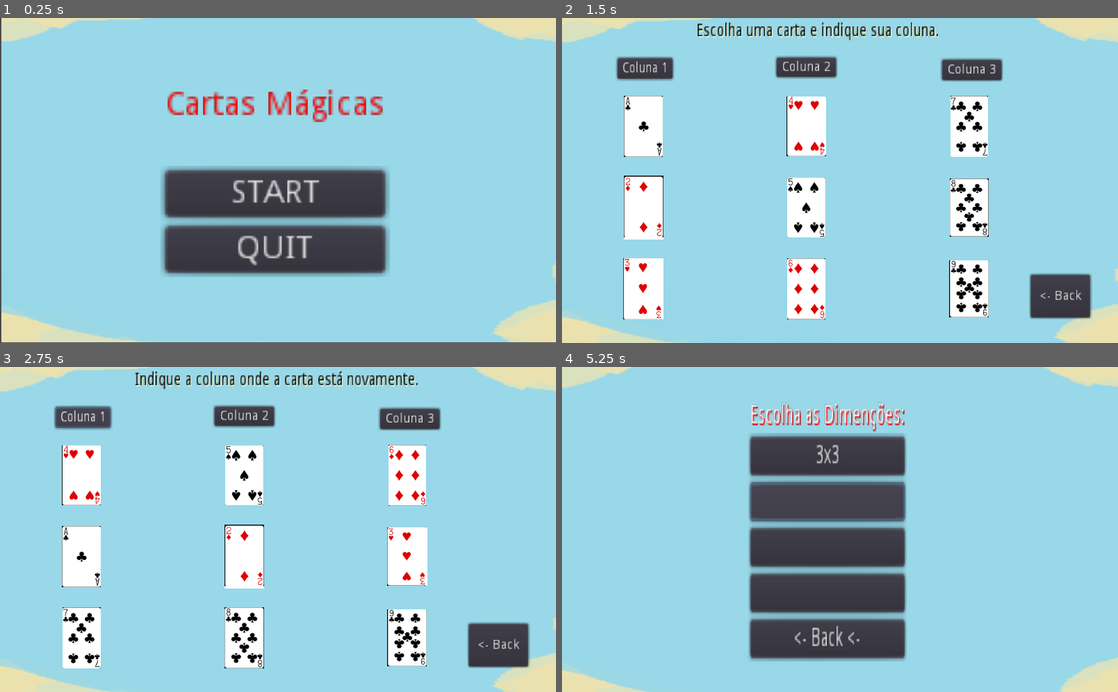
Above: before the commit, frames 1-4 (two rows, left to right).
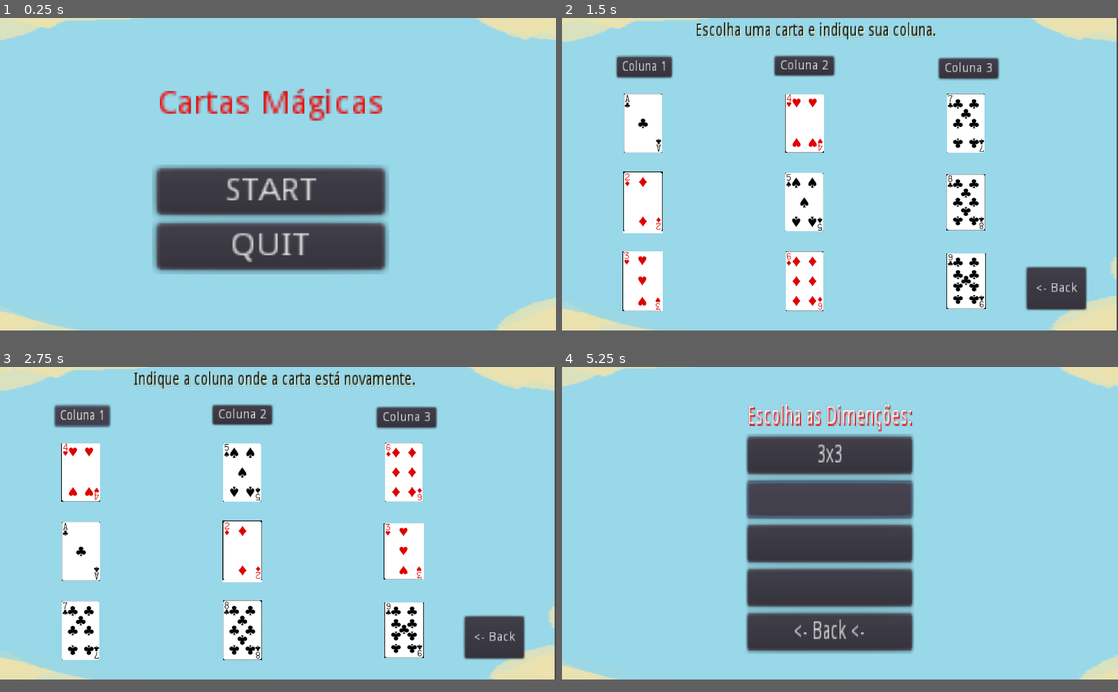
Above: after the commit, the same moments.

Repository: VictorEmanuelLima/Cartas-Magicas-jogo
Game: Godot game, scene res://menu.tscn
The game is run twice, just before and just after one commit, with the same random seed, the same clock (stepped at 60 frames per second) and the same inputs.
Inputs (mouse positions are in pixels of both pictures, inside the frame that each line leads up to; where the layout moved, square brackets give the same spot in the first picture):
- Up to frame 1 (0.25 s): no input
- Up to frame 2 (1.5 s): click "START" at 0.5 s; click "3x3" at 1.25 s
- Up to frame 3 (2.75 s): click "Coluna 1" at 2 s
- Up to frame 4 (5.25 s): click "<- Back" at 2.75 s; click "<- Back <-" at 3.5 s; click "START" at 4.25 s; click (828, 503) [828, 500] at 5 s
In our replay, the window is 800x468 before the commit and 800x450 after it. These sizes can differ from the game's own. Grey fills any space a smaller window leaves; there, only what the larger window draws over its background counts as a difference.

The runs differ from the first frame. In frame 1, 9.0% of the frame differs, in the area x 0-100%, y 0-100%; in frame 2, 12%; in frame 3, 12%; in frame 4, 9.8%.

Commit message:
add v3

Diff:
--- a/Cartas Magicas(code)/3x3.tscn
+++ b/Cartas Magicas(code)/3x3.tscn
@@ -13,7 +13,11 @@
 [ext_resource path="res://imagens/A9.png" type="Texture" id=11]
 
 [node name="3x3" type="Node2D"]
+scale = Vector2( 1.24, 1.21303 )
 script = ExtResource( 2 )
+__meta__ = {
+"_edit_group_": true
+}
 
 [node name="label" parent="." instance=ExtResource( 1 )]
 position = Vector2( 512.613, 300 )
--- a/Cartas Magicas(code)/menu.tscn
+++ b/Cartas Magicas(code)/menu.tscn
@@ -5,7 +5,11 @@
 
 [node name="Node2D" type="Node2D"]
 position = Vector2( 110.568, -0.963261 )
+scale = Vector2( 1.2948, 1.232 )
 script = ExtResource( 2 )
+__meta__ = {
+"_edit_group_": true
+}
 
 [node name="labol" parent="." instance=ExtResource( 1 )]
 position = Vector2( 404.79, 296.556 )
--- a/Cartas Magicas(code)/menu2.tscn
+++ b/Cartas Magicas(code)/menu2.tscn
@@ -4,9 +4,11 @@
 [ext_resource path="res://menu2.gd" type="Script" id=2]
 
 [node name="Node2D" type="Node2D"]
-position = Vector2( 544.128, 297.976 )
+position = Vector2( 690.169, 364.647 )
+scale = Vector2( 1.33525, 1.2054 )
 script = ExtResource( 2 )
 __meta__ = {
+"_edit_group_": true,
 "_edit_vertical_guides_": [ 117.43 ]
 }
 
--- a/Cartas Magicas(code)/project.godot
+++ b/Cartas Magicas(code)/project.godot
@@ -21,6 +21,8 @@
 
 [display]
 
+window/size/width=1280
+window/size/height=720
 window/stretch/mode="2d"
 window/stretch/aspect="keep"
 
Not shown, changed: Cartas Magicas(code)/export_presets.cfg
Not shown, added: versao Android/Cartas Magicas3.apk
